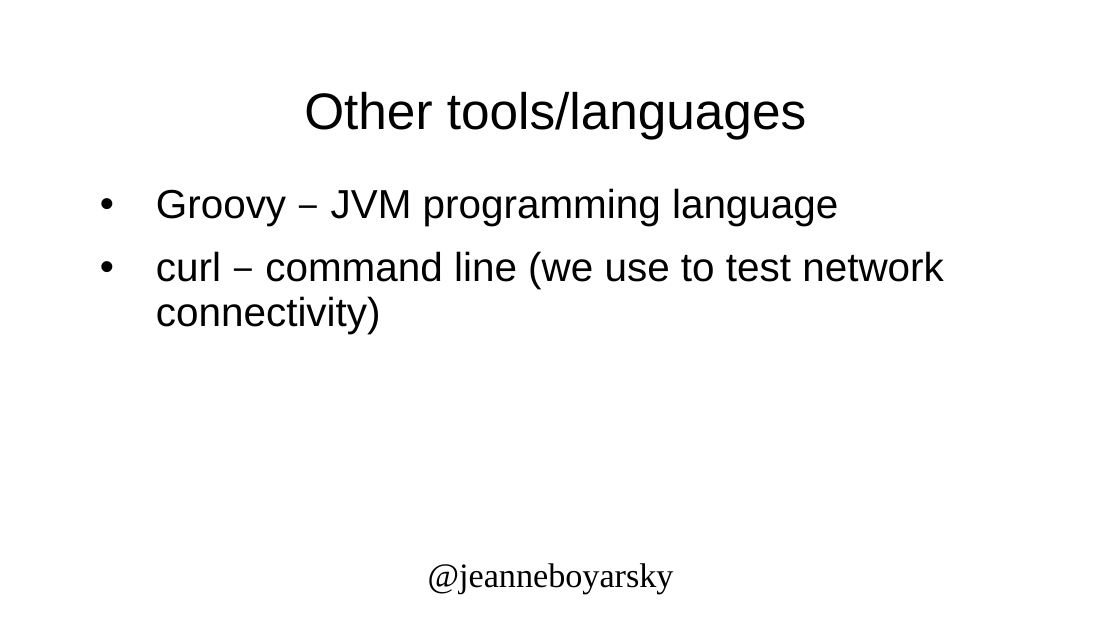
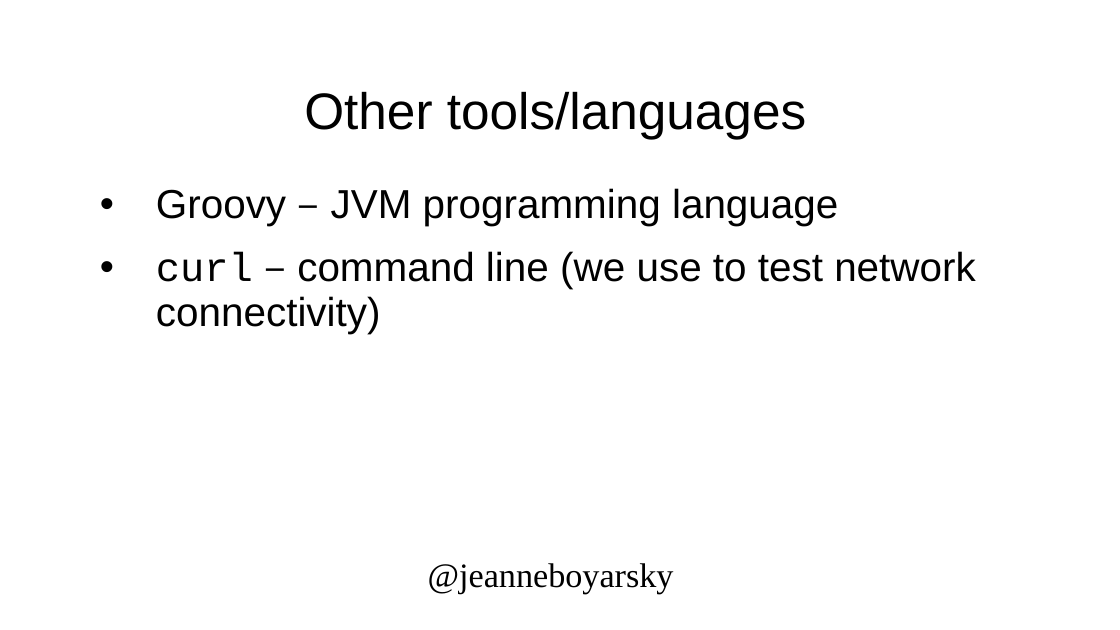
Before and after one commit to boyarsky/OracleCodeOne2018-HOL-Automating-Stack-Groovy, a slide deck: slide 8 of 2018-OracleCodeOne-Authomating Stack.ppt. Drawn at 1120x630 pixels with LibreOffice and Linux fonts; fonts in the diff are those of the drawing; background and template pictures are left out. Boxes give left, top, right and bottom in pixels: in the first picture for what was removed or moved away, otherwise in the second. Text is boxed around its words. In the diff, an @@ line names an element or a change of style, - is before the commit and + after.

```diff
--- a/2018-OracleCodeOne-Authomating Stack.ppt
+++ b/2018-OracleCodeOne-Authomating Stack.ppt
@@ text at box(156, 251, 976, 334): font Arial to Courier New in "curl" @@
```
Also in this commit, not shown: 6 other slides changed, 1 other file.
